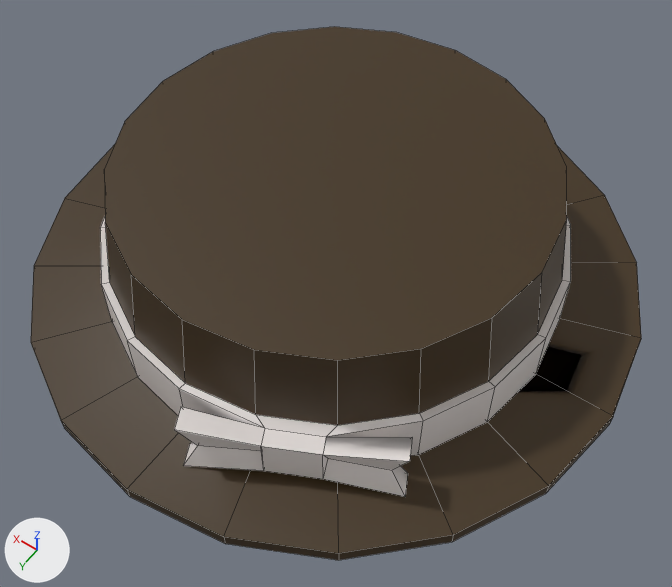
The FBX model DIPAvatarChat/Assets/Resources/Blender/strawboater.fbx, before and after one commit.
Both versions are drawn from a 50 mm camera at (-1.154, 1.614, 2.379) aimed at (-0.101, 0.14, 0.062). Lighting does not change. The marker at lower left points along +X, +Y and +Z. Mesh edges are drawn as thin lines.
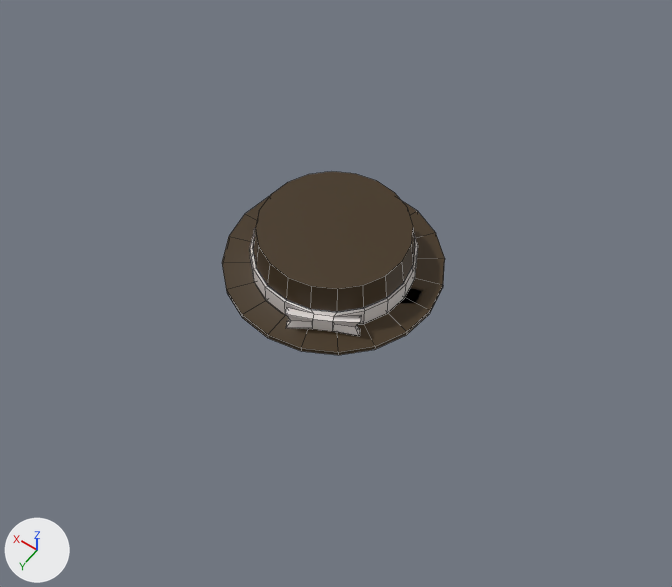
Where the change shows, as pixel boxes [x1, y1, x2, y2] in the pictures (672 x 587 px):
'Circle', moved, turned, rescaled: before [31, 27, 641, 560]; after [222, 171, 445, 355]
'Circle.001', moved, turned, rescaled: before [100, 217, 571, 496]; after [250, 229, 418, 336]

Edits to the bpy script that builds the scene:
```text
Change ob_circle:
    ob_circle.location: (0.0, 0.0, 0.0) -> (0.012, -0.006, 0.006)
    ob_circle.rotation_euler: (0.0, 0.0, 0.0) -> (0.0131, -0.0106, 0.0302)  # degrees (0, 0, 0) -> degrees (0.8, -0.6, 1.7)
    ob_circle.scale: (1.0, 1.0, 1.0) -> (0.37, 0.37, 0.37)
Change ob_circle_001:
    ob_circle_001.location: (0.0, 0.0, 0.0) -> (0.012, -0.006, 0.002)
    ob_circle_001.rotation_euler: (0.0, 0.0, 0.0) -> (0.0131, -0.0106, 0.0302)  # degrees (0, 0, 0) -> degrees (0.8, -0.6, 1.7)
    ob_circle_001.scale: (1.0, 1.0, 1.0) -> (0.37, 0.37, 0.37)
```
